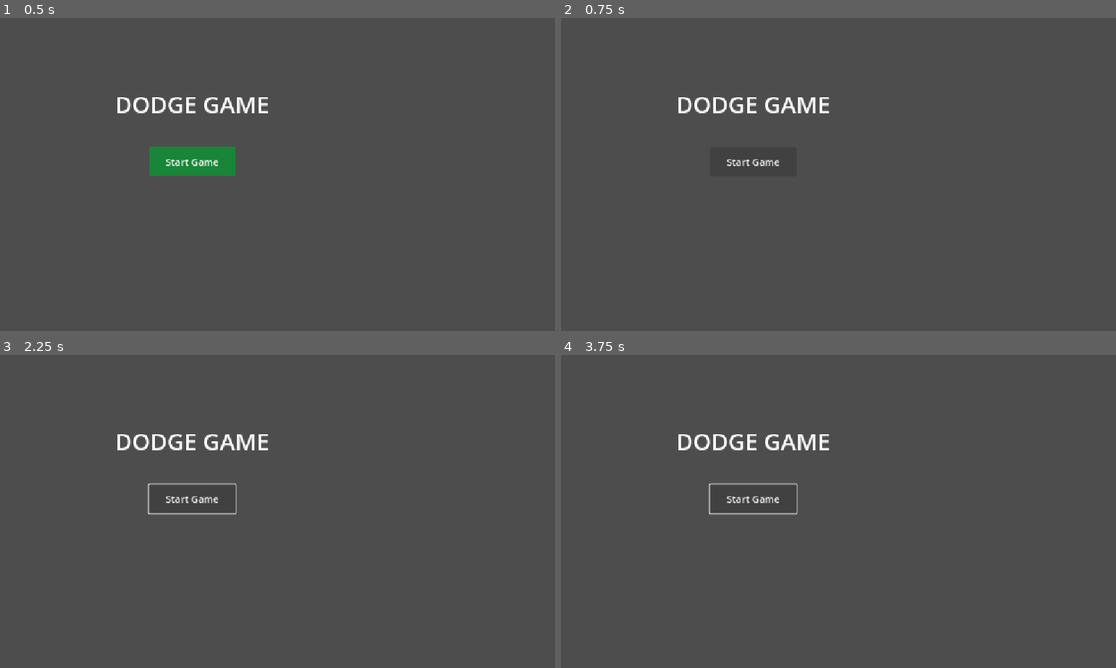
Above: before the commit, frames 1-4 (two rows, left to right).
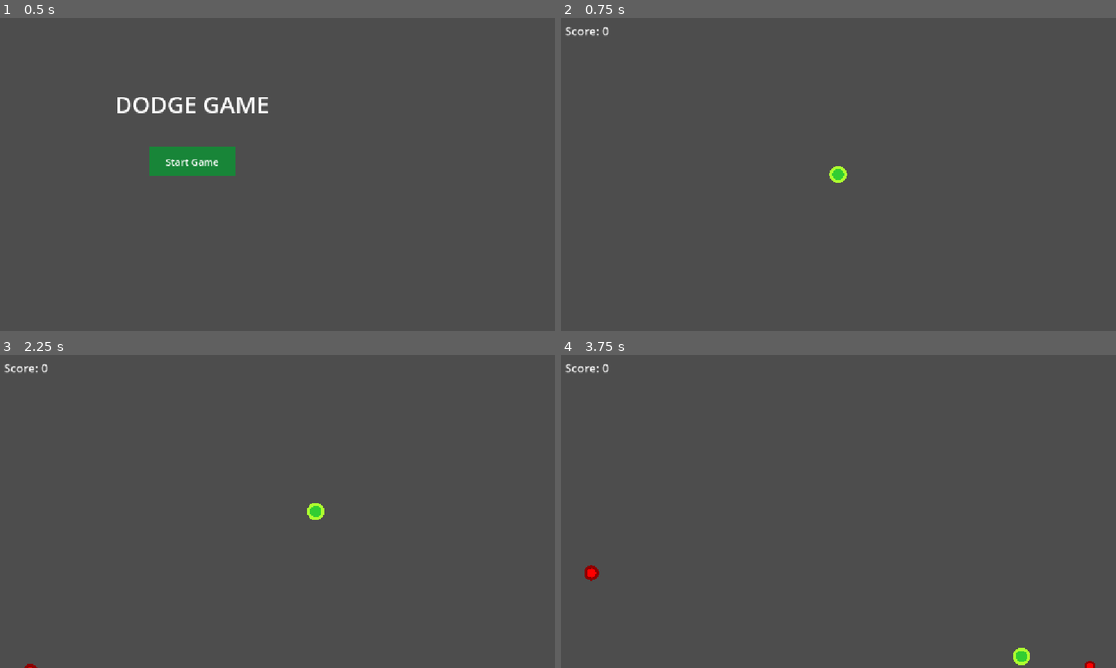
Above: after the commit, the same moments.

Repository: oIdman/first-godot-game
Game: Godot game, scene res://scenes/Main.tscn
The game is run twice, just before and just after one commit, with the same random seed, the same clock (stepped at 60 frames per second) and the same inputs.
Inputs (mouse positions are in pixels of both pictures, inside the frame that each line leads up to):
- Up to frame 1 (0.5 s): no input
- Up to frame 2 (0.75 s): click "Start Game" at 0.5 s
- Up to frame 3 (2.25 s): click (194, 498) at 1.25 s, where only the run before the commit has a clickable "Start Game"; tap Enter at 2 s; hold Right (ui_right) from 2.03 s (still down)
- Up to frame 4 (3.75 s): release Right (ui_right) at 2.78 s; hold Down (ui_down) 2.78-3.53 s; hold Right (ui_right) from 3.53 s (still down)

Frame 1 is identical in both runs. In frame 2, 1.1% of the frame differs, in the area x 0-52%, y 2-53%; in frame 3, 1.4%; in frame 4, 1.5%, in the area x 0-97%, y 2-100%.

Commit message:
fix: resolve scene load errors
- Remove invalid Rectangle2i sub resource from Enemy.tscn
- Move main.gd script to root Main node instead of child node (fixes \ path)
- Connect RestartButton pressed signal in game_over.gd _ready()
- Add *.uid and .omo/run-continuation/ to gitignore

Diff:
--- a/project.godot
+++ b/project.godot
@@ -11,9 +11,9 @@
 [application]
 
 config/name="Dodge Game"
+run/main_scene="res://scenes/Main.tscn"
 config/features=PackedStringArray("4.7", "GL Compatibility")
 config/icon="res://icon.svg"
-run/main_scene="res://scenes/Main.tscn"
 
 [display]
 
--- a/scenes/Enemy.tscn
+++ b/scenes/Enemy.tscn
@@ -1,11 +1,9 @@
-[gd_scene load_steps=4 format=3]
+[gd_scene load_steps=3 format=3]
 
 [ext_resource type="Script" path="res://scripts/enemy.gd" id="1"]
 
 [sub_resource type="CircleShape2D" id="1"]
 radius = 16.0
-
-[sub_resource type="Rectangle2i" id="2"]
 
 [node name="Enemy" type="Area2D"]
 script = ExtResource("1")
--- a/scenes/Main.tscn
+++ b/scenes/Main.tscn
@@ -12,6 +12,8 @@
 bg_color = Color(0.0941176, 0.521569, 0.219608, 1)
 
 [node name="Main" type="Node2D"]
+script = ExtResource("1")
+enemy_scene = ExtResource("3")
 
 [node name="Player" parent="." instance=ExtResource("2")]
 
@@ -50,7 +52,3 @@
 theme_override_colors/font_color = Color(1, 1, 1, 1)
 theme_override_font_sizes/font_size = 20
 text = "Start Game"
-
-[node name="EnemySpawner" type="Node" parent="."]
-script = ExtResource("1")
-enemy_scene = ExtResource("3")
--- a/scripts/game_over.gd
+++ b/scripts/game_over.gd
@@ -6,6 +6,7 @@
 
 func _ready():
 	add_to_group("game_over")
+	$Panel/VBoxContainer/RestartButton.pressed.connect(_on_restart_pressed)
 
 func set_score(score: int):
 	final_score_label.text = "Final Score: %d" % score
Not shown: 1 places in scenes/Main.tscn that only renumber resources
Not shown, changed: .gitignore
